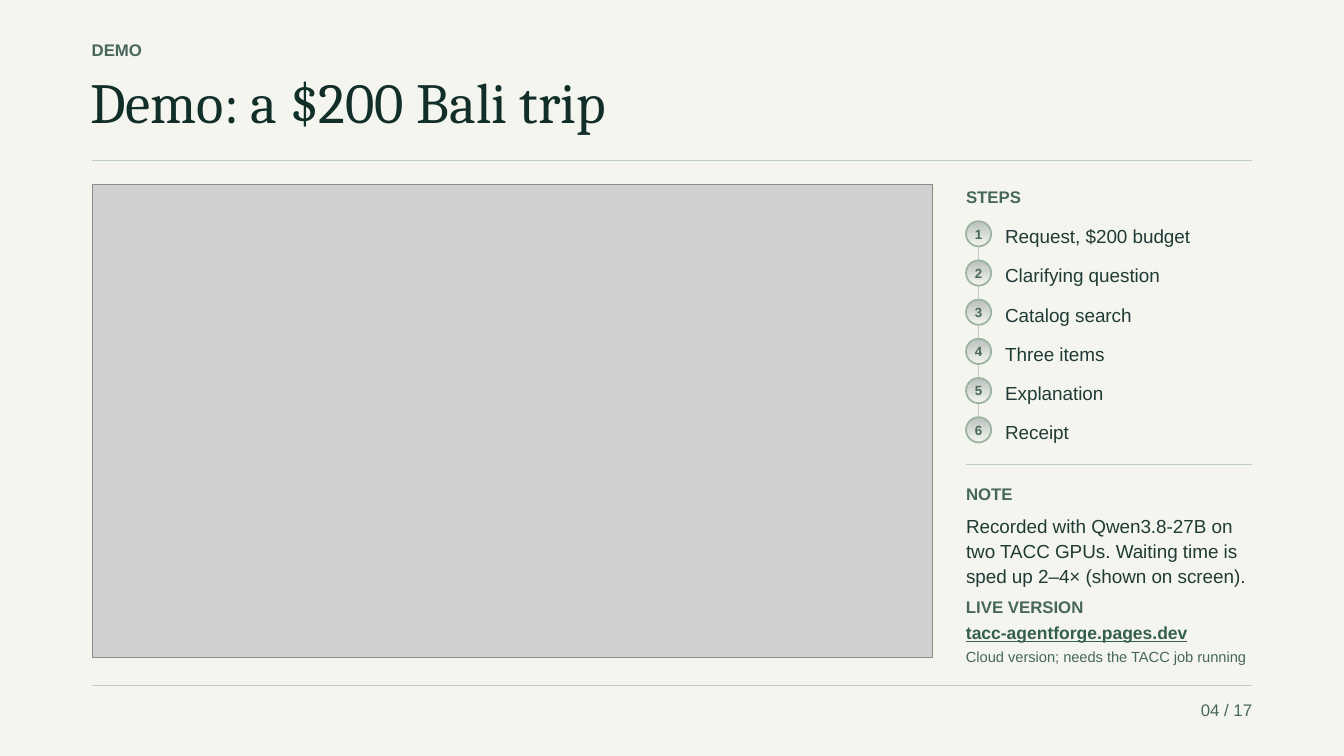
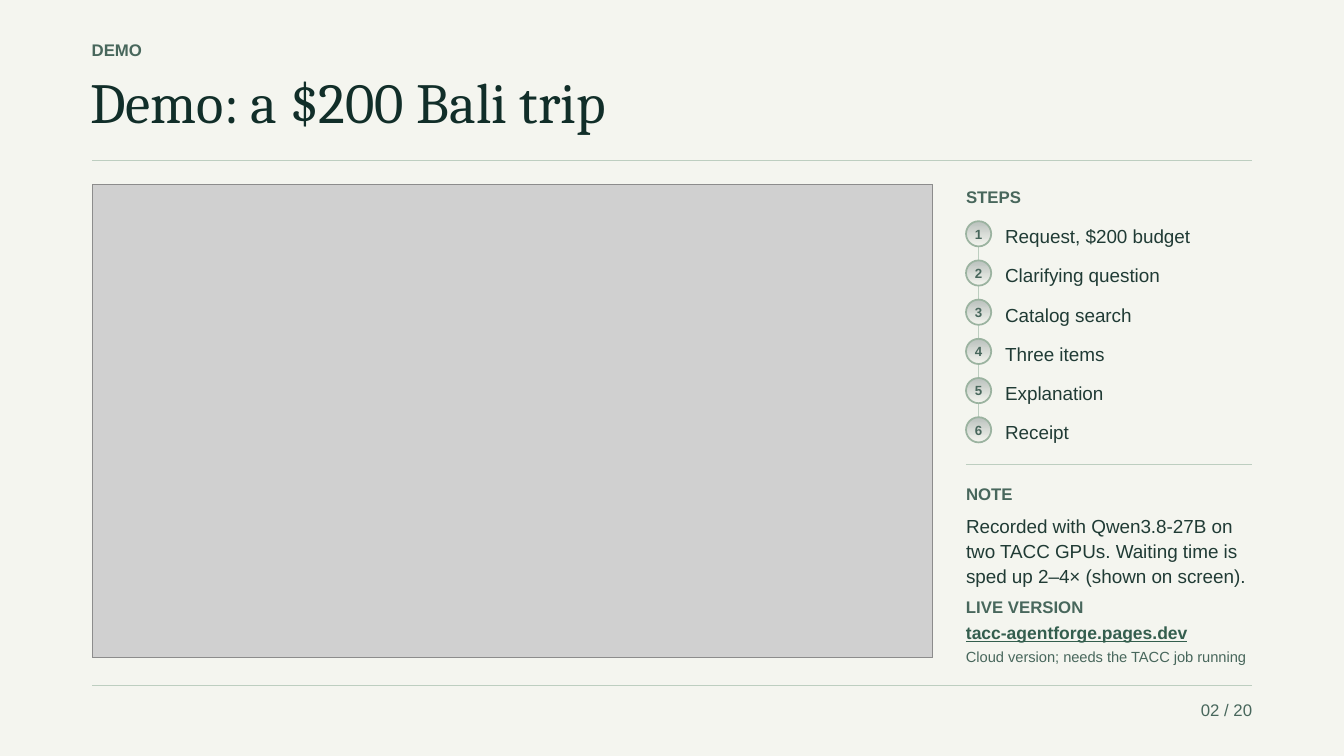
Before and after one commit to atlasmarkz/tacc-agentforge, a slide deck: slide 2 of output/presentation/agentforge_v4.pptx (slide 4 before the commit). Drawn at 1344x756 pixels with LibreOffice and Linux fonts; fonts in the diff are those of the drawing; grey boxes stand for pictures. Boxes give left, top, right and bottom in pixels: in the first picture for what was removed or moved away, otherwise in the second. Text is boxed around its words. In the diff, an @@ line names an element or a change of style, - is before the commit and + after.

```diff
--- a/output/presentation/agentforge_v4.pptx
+++ b/output/presentation/agentforge_v4.pptx
@@ text at <box>1201,704,1252,716</box>: text changed @@
-04 / 17
+02 / 20
```
Also in this commit, not shown: 9 other slides changed, 10 slides added, 10 slides removed, 1 other file.
